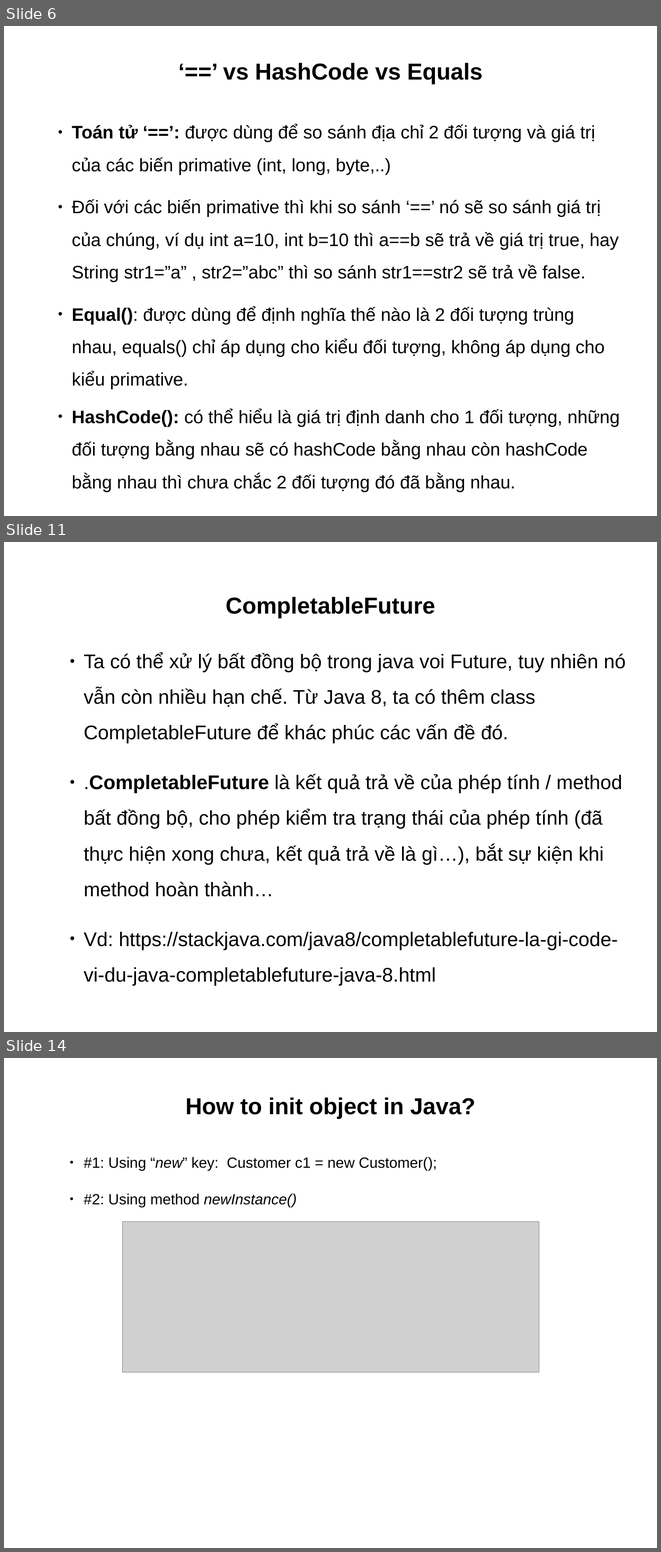
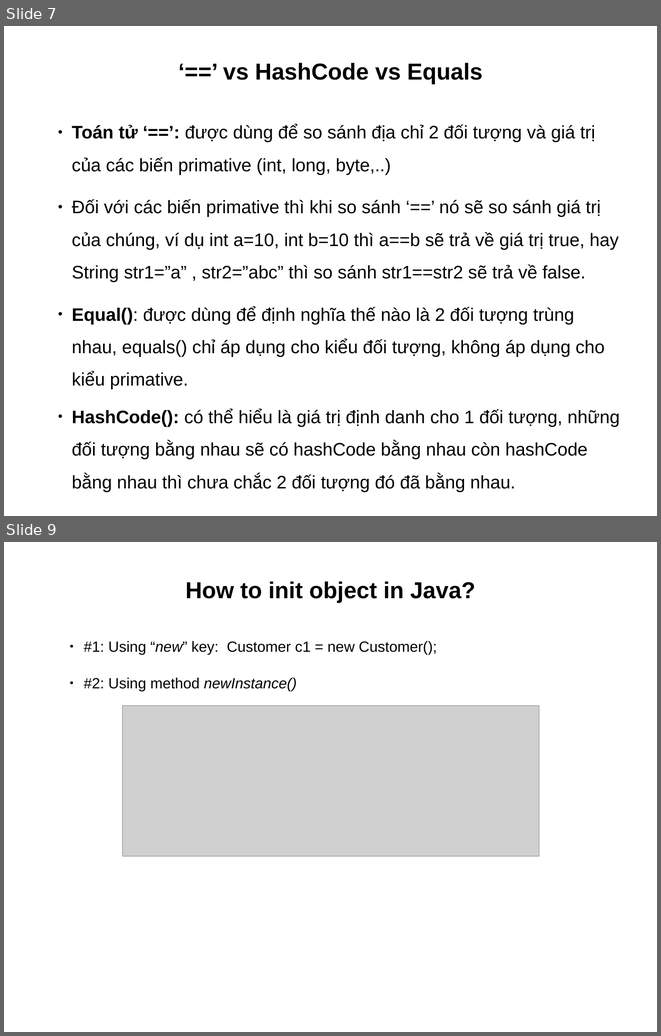
Before and after one commit to truongphan/documents, a slide deck: JavaCore.pptx. Shown one above the other, each under a label of ours: slides 6, 11 and 14 before the commit, slides 7 and 9 after it; the slides between them are not shown. The pictures are 661x1552 and 661x1036 pixels, drawn with LibreOffice and Linux fonts; fonts in the diff are those of the drawing; grey boxes stand for pictures. Boxes give left, top, right and bottom in pixels: in the first picture for what was removed or moved away, otherwise in the second. Text is boxed around its words. In the diff, an @@ line names an element or a change of style, - is before the commit and + after.

```diff
--- a/JavaCore.pptx
+++ b/JavaCore.pptx
@@ slide 11 removed at (4,542,657,1032), background #FFFFFF @@
@@ text removed at (226,597,435,618) @@
-CompletableFuture
@@ text removed at (84,653,626,985) @@
-● Ta có thể xử lý bất đồng bộ trong java voi Future, tuy nhiên nó vẫn còn nhiều hạn chế. Từ Java 8, ta có thêm class CompletableFuture để khác phúc các vấn đề đó.
-● .CompletableFuture là kết quả trả về của phép tính / method bất đồng bộ, cho phép kiểm tra trạng thái của phép tính (đã thực hiện xong chưa, kết quả trả về là gì…), bắt sự kiện khi method hoàn thành…
-● Vd: https://stackjava.com/java8/completablefuture-la-gi-code-vi-du-java-completablefuture-java-8.html
@@ what was slide 6 is now slide 7 @@
@@ what was slide 14 is now slide 9 @@
```
Also in this commit, not shown: 2 slides changed, 2 slides added, 6 other slides removed, 3 other files.
